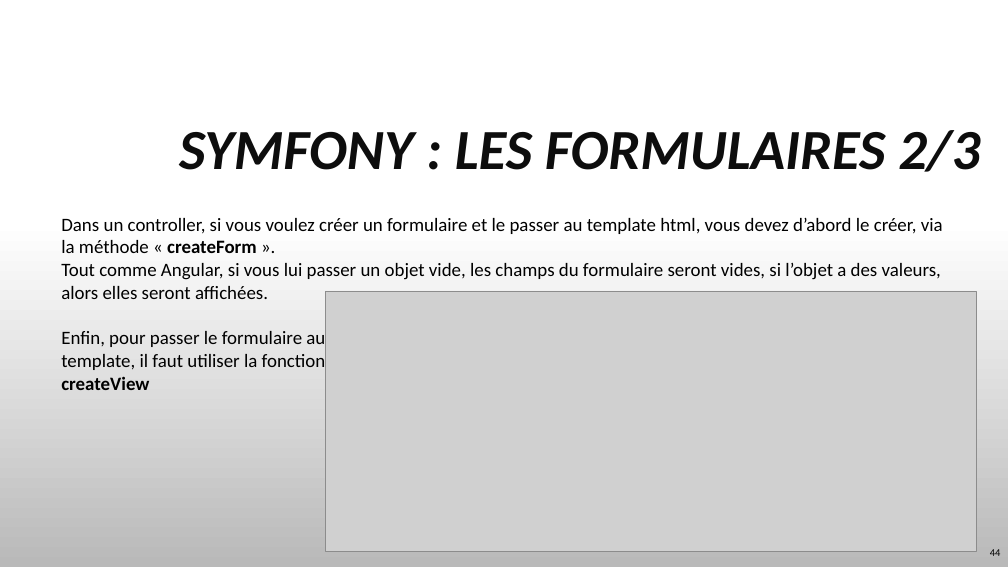
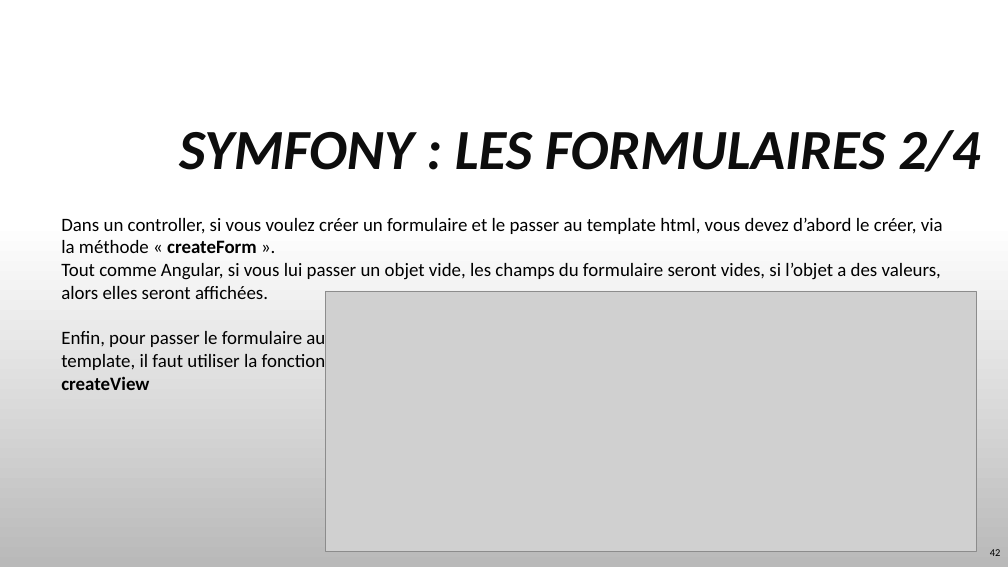
Before and after one commit to TyTy-cf/cours, a slide deck: slide 42 of Symfony/Symfony-Bases.pptx (slide 44 before the commit). Drawn at 1008x567 pixels with LibreOffice and Linux fonts; fonts in the diff are those of the drawing; grey boxes stand for pictures; background and template pictures are left out. Boxes give left, top, right and bottom in pixels: in the first picture for what was removed or moved away, otherwise in the second. Text is boxed around its words. In the diff, an @@ line names an element or a change of style, - is before the commit and + after.

```diff
--- a/Symfony/Symfony-Bases.pptx
+++ b/Symfony/Symfony-Bases.pptx
@@ title at (179, 130, 980, 172): text changed @@
-SYMFONY : LES FORMULAIRES 2/3
+SYMFONY : LES FORMULAIRES 2/4
@@ page number at (990, 549, 1001, 556): text changed @@
-44
+42
```
Also in this commit, not shown: 13 other slides changed, 10 slides added, 2 other files.
